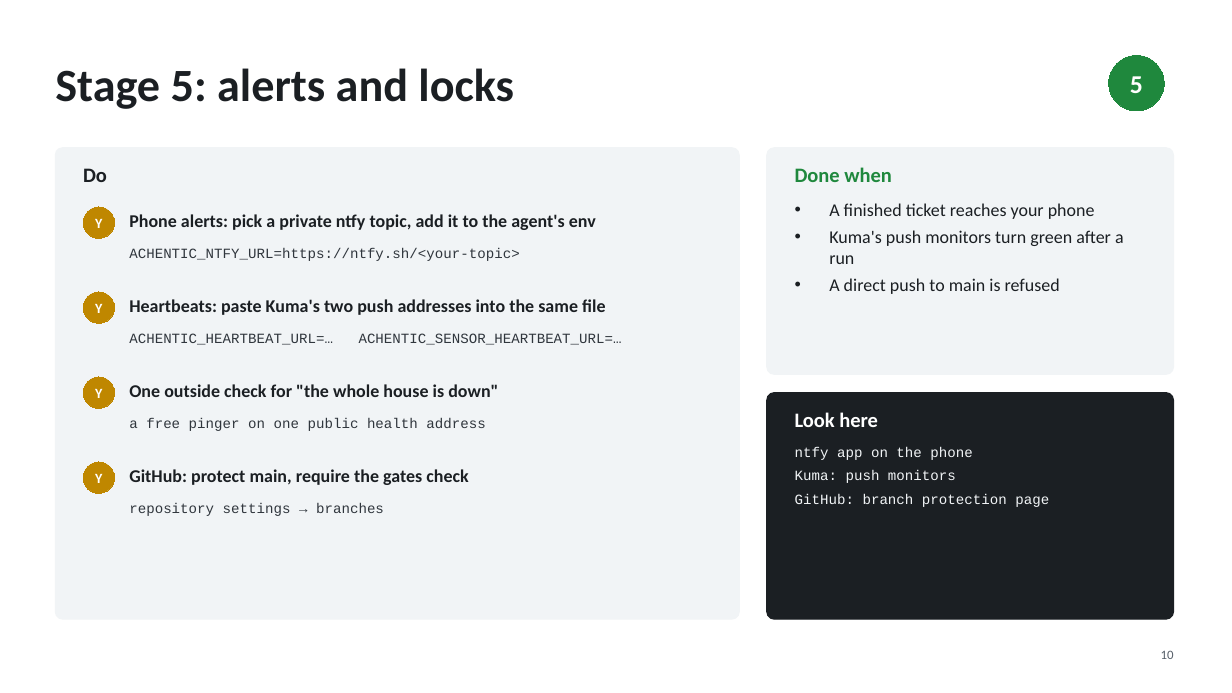
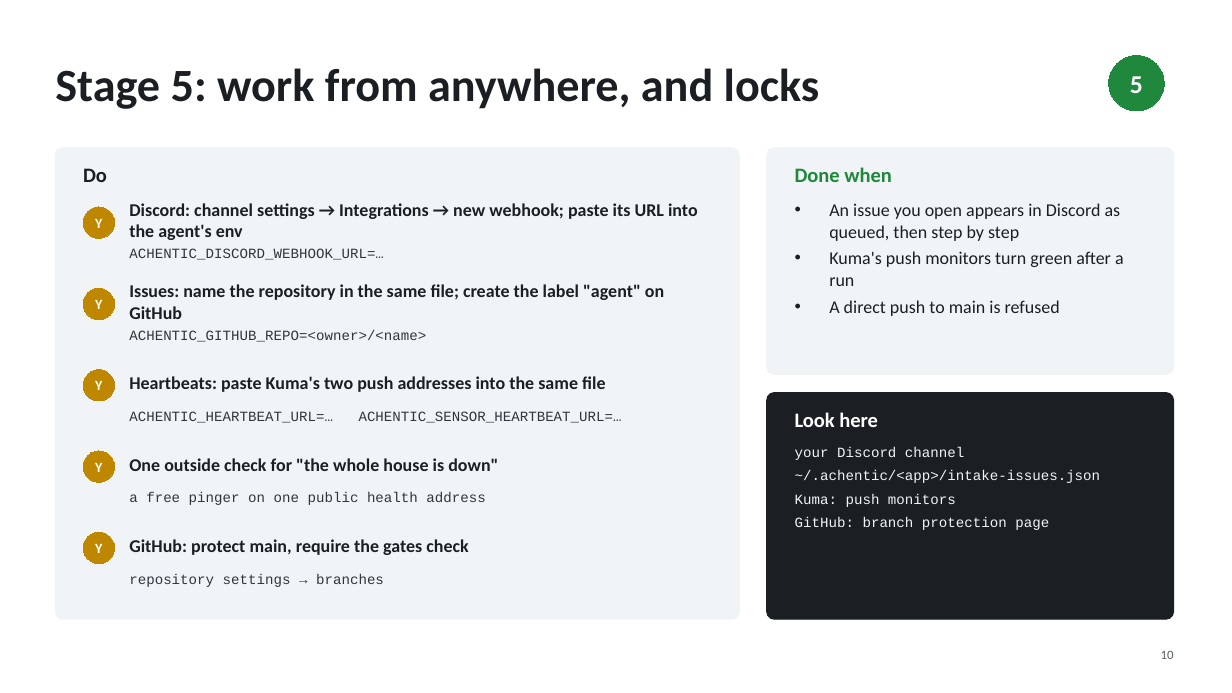
Before and after one commit to Chenophobia/Achentic, a slide deck: slide 10 of Deploy on Mac mini.pptx. Drawn at 1232x693 pixels with LibreOffice and Linux fonts; fonts in the diff are those of the drawing. Boxes give left, top, right and bottom in pixels: in the first picture for what was removed or moved away, otherwise in the second. Text is boxed around its words. In the diff, an @@ line names an element or a change of style, - is before the commit and + after.

```diff
--- a/Deploy on Mac mini.pptx
+++ b/Deploy on Mac mini.pptx
@@ title at box(55, 68, 820, 109): text changed @@
-Stage 5: alerts and locks
+Stage 5: work from anywhere, and locks
@@ text at box(129, 203, 698, 240): text changed @@
-Phone alerts: pick a private ntfy topic, add it to the agent's env
+Discord: channel settings → Integrations → new webhook; paste its URL into the agent's env
@@ text at box(829, 203, 1121, 241): text changed @@
-• A finished ticket reaches your phone
+• An issue you open appears in Discord as queued, then step by step
@@ text at box(129, 248, 384, 260): text changed @@
-ACHENTIC_NTFY_URL=https://ntfy.sh/<your-topic>
+ACHENTIC_DISCORD_WEBHOOK_URL=…
@@ ellipse "Y": place and size @@
-ellipse "Y" at box(83, 292, 115, 323)
+ellipse "Y" at box(83, 288, 115, 320)
@@ text added at box(129, 284, 664, 319), 14 pt, text #1B1F23, bold @@
+Issues: name the repository in the same file; create the label "agent" on GitHub
@@ text added at box(129, 330, 426, 342), 11 pt, text #30363D @@
+ACHENTIC_GITHUB_REPO=<owner>/<name>
@@ ellipse "Y": place and size @@
-ellipse "Y" at box(83, 377, 115, 409)
+ellipse "Y" at box(83, 370, 115, 401)
@@ text "Heartbeats: paste Kuma's two push ...": place and size @@
-text "Heartbeats: paste Kuma's two push ..." at box(129, 299, 605, 315)
+text "Heartbeats: paste Kuma's two push ..." at box(129, 376, 605, 392)
@@ text "ACHENTIC_HEARTBEAT_URL=… ACHENTIC_SENSOR_HEARTBEAT_URL=…": place and size @@
-text "ACHENTIC_HEARTBEAT_URL=… ACHENTIC_SENSOR_HEARTBEAT_URL=…" at box(129, 333, 622, 345)
+text "ACHENTIC_HEARTBEAT_URL=… ACHENTIC_SENSOR_HEARTBEAT_URL=…" at box(129, 411, 622, 423)
@@ text "One outside check for "the ...": place and size @@
-text "One outside check for "the ..." at box(129, 384, 498, 397)
+text "One outside check for "the ..." at box(129, 458, 498, 471)
@@ text at box(795, 447, 1101, 483): text changed @@
-ntfy app on the phone
+your Discord channel
+~/.achentic/<app>/intake-issues.json
@@ ellipse "Y": place and size @@
-ellipse "Y" at box(83, 462, 115, 494)
+ellipse "Y" at box(83, 451, 115, 482)
@@ text "a free pinger on one ...": place and size @@
-text "a free pinger on one ..." at box(129, 418, 485, 431)
+text "a free pinger on one ..." at box(129, 492, 485, 505)
@@ ellipse added at box(83, 532, 115, 564), fill #BF8700, outline #BF8700 0.75 pt, 11 pt, text #FFFFFF, bold @@
+Y
@@ text "GitHub: protect main, require the ...": place and size @@
-text "GitHub: protect main, require the ..." at box(129, 469, 468, 485)
+text "GitHub: protect main, require the ..." at box(129, 539, 468, 555)
@@ text "repository settings → branches": place and size @@
-text "repository settings → branches" at box(129, 503, 384, 516)
+text "repository settings → branches" at box(129, 573, 384, 587)
```
Also in this commit, not shown: 3 other slides changed, 29 other files.
